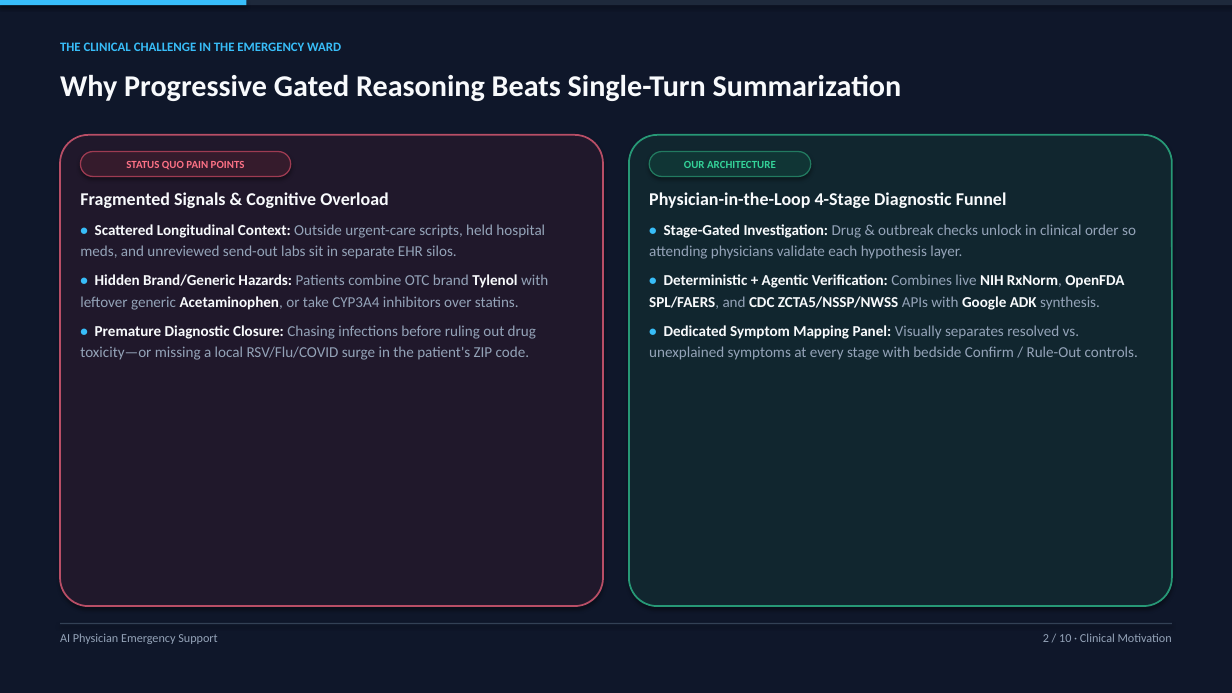
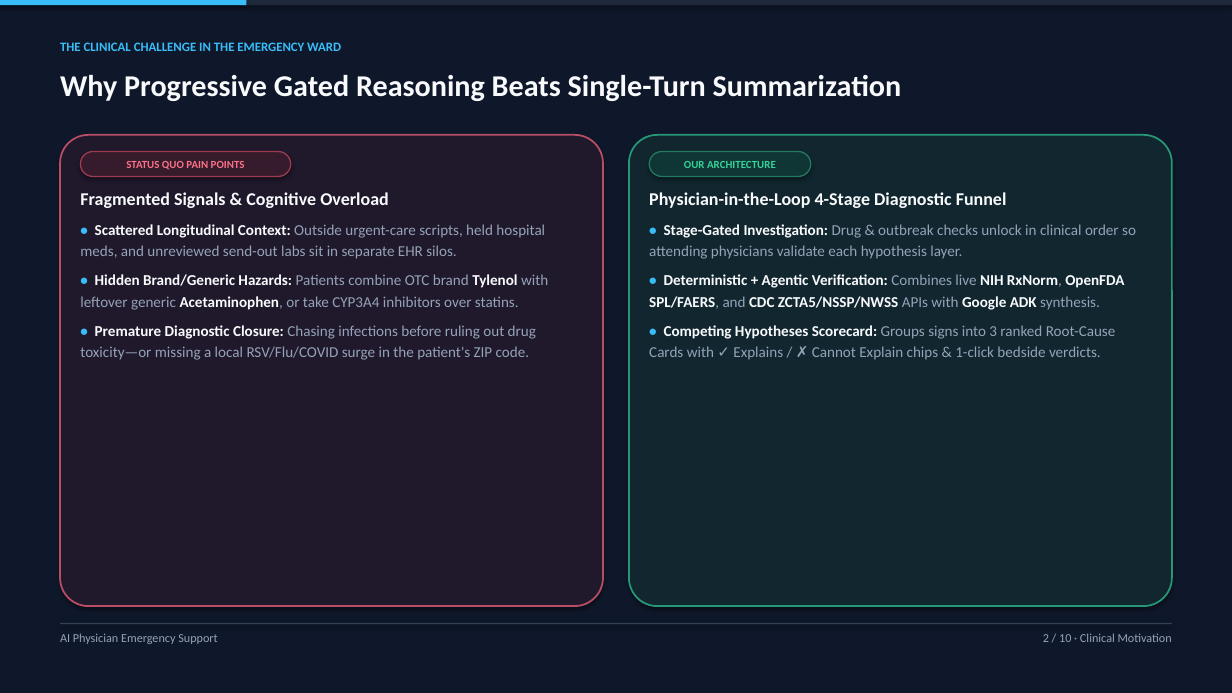
Before and after one commit to Sivaram0606/AI-PhysicianSupport, a slide deck: slide 2 of DEMO_SLIDES.pptx. Drawn at 1232x693 pixels with LibreOffice and Linux fonts; fonts in the diff are those of the drawing. Boxes give left, top, right and bottom in pixels: in the first picture for what was removed or moved away, otherwise in the second. Text is boxed around its words. In the diff, an @@ line names an element or a change of style, - is before the commit and + after.

Commit message:
Update PPTX decks, HTML slides, docs, and 4-min narrated demo video for Competing Hypotheses Scorecard UI

```diff
--- a/DEMO_SLIDES.pptx
+++ b/DEMO_SLIDES.pptx
@@ text at (649,325,1116,360): text changed @@
-• Dedicated Symptom Mapping Panel: Visually separates resolved vs. unexplained symptoms at every stage with bedside Confirm / Rule-Out controls.
+• Competing Hypotheses Scorecard: Groups signs into 3 ranked Root-Cause Cards with ✓ Explains / ✗ Cannot Explain chips & 1-click bedside verdicts.
```
Also in this commit, not shown: 6 other slides changed, 6 other files.
